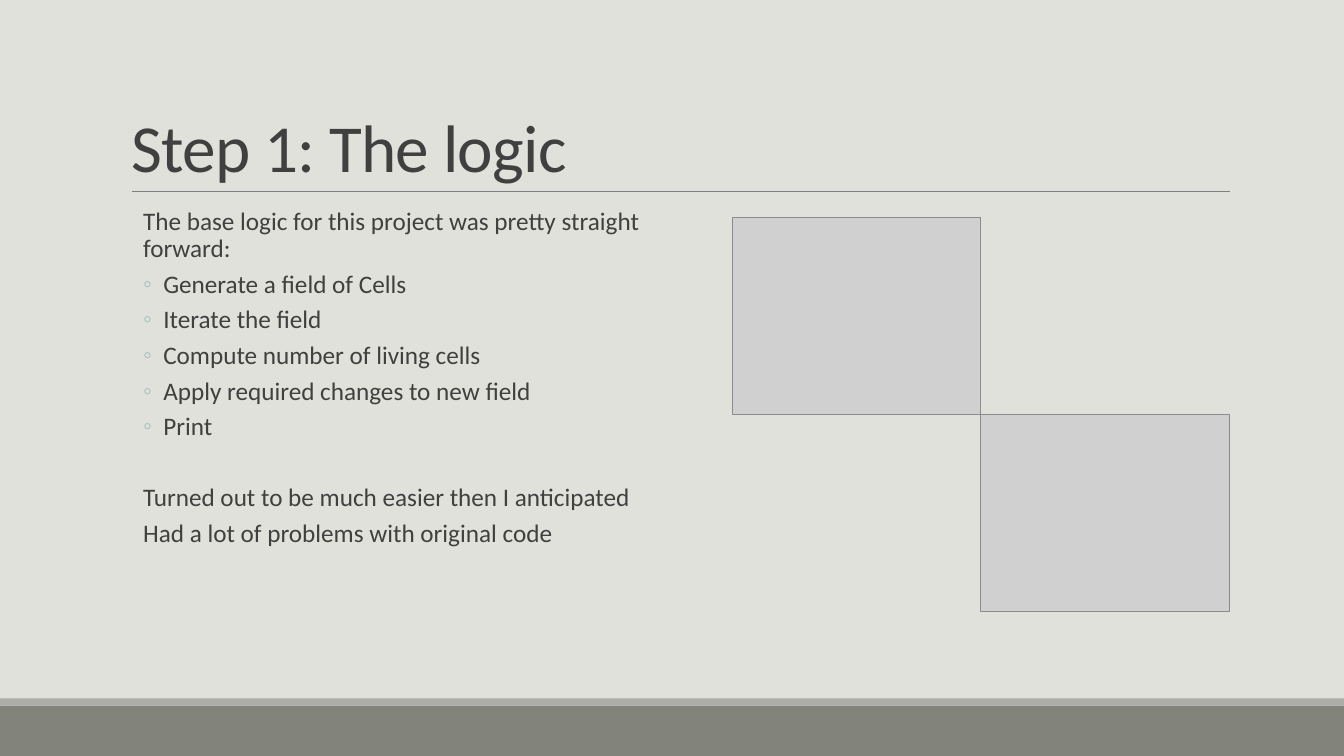
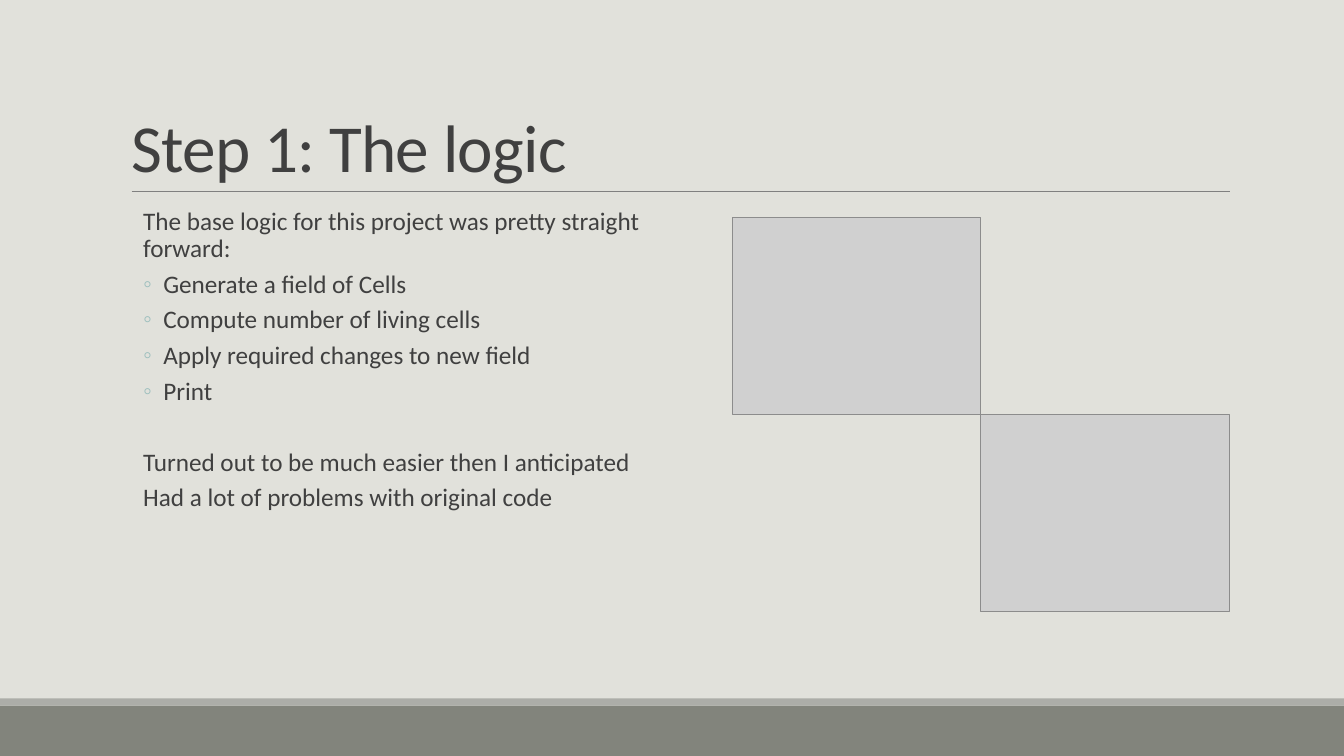
Before and after one commit to UltraSabreman/CS457, a slide deck: slide 3 of project/Conway’s Game of Life.pptx. Drawn at 1344x756 pixels with LibreOffice and Linux fonts; fonts in the diff are those of the drawing; grey boxes stand for pictures. Boxes give left, top, right and bottom in pixels: in the first picture for what was removed or moved away, otherwise in the second. Text is boxed around its words. In the diff, an @@ line names an element or a change of style, - is before the commit and + after.

```diff
--- a/project/Conway’s Game of Life.pptx
+++ b/project/Conway’s Game of Life.pptx
@@ text at (163, 310, 322, 328): paragraph removed @@
-  ◦ Iterate the field
```
Also in this commit, not shown: 1 other slide changed.
